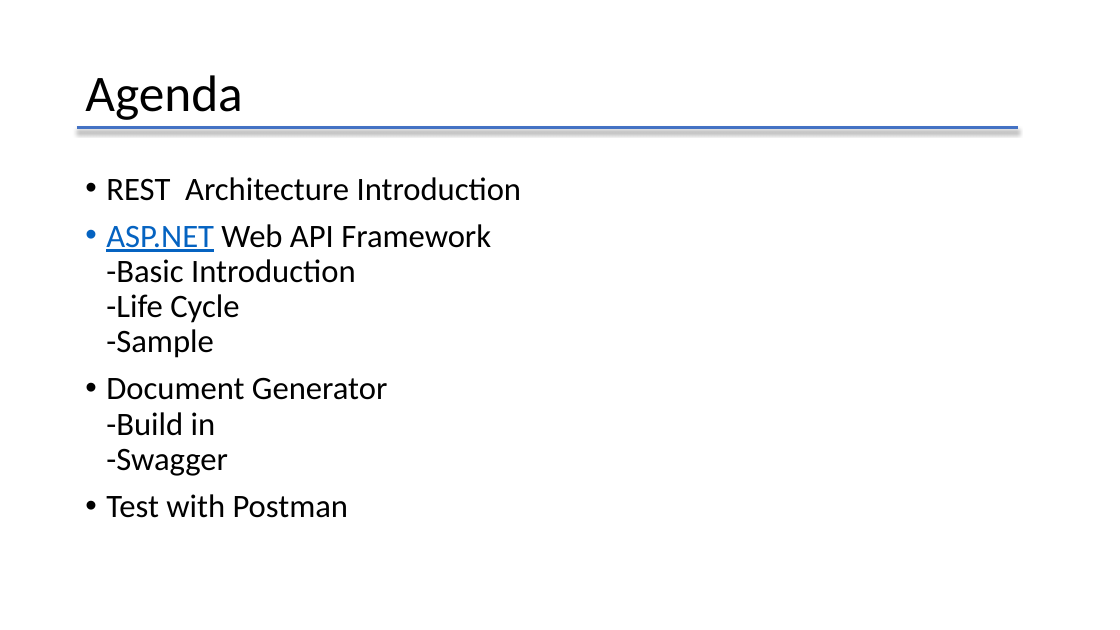
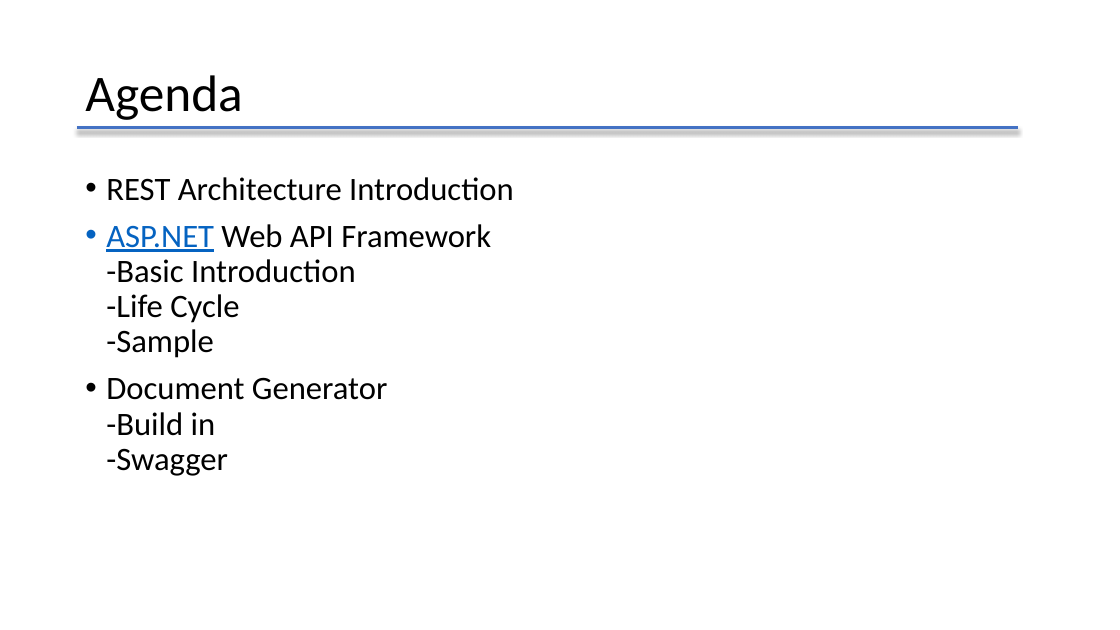
Before and after one commit to lbwxly/Todo, a slide deck: slide 2 of RestApiIntroduction.pptx. Drawn at 1120x630 pixels with LibreOffice and Linux fonts; fonts in the diff are those of the drawing. Boxes give left, top, right and bottom in pixels: in the first picture for what was removed or moved away, otherwise in the second. Text is boxed around its words. In the diff, an @@ line names an element or a change of style, - is before the commit and + after.

```diff
--- a/RestApiIntroduction.pptx
+++ b/RestApiIntroduction.pptx
@@ text at (106,494,349,518): paragraph removed @@
-• Test with Postman
```
Also in this commit, not shown: 5 other slides changed, 6 slides added, 6 other files.
